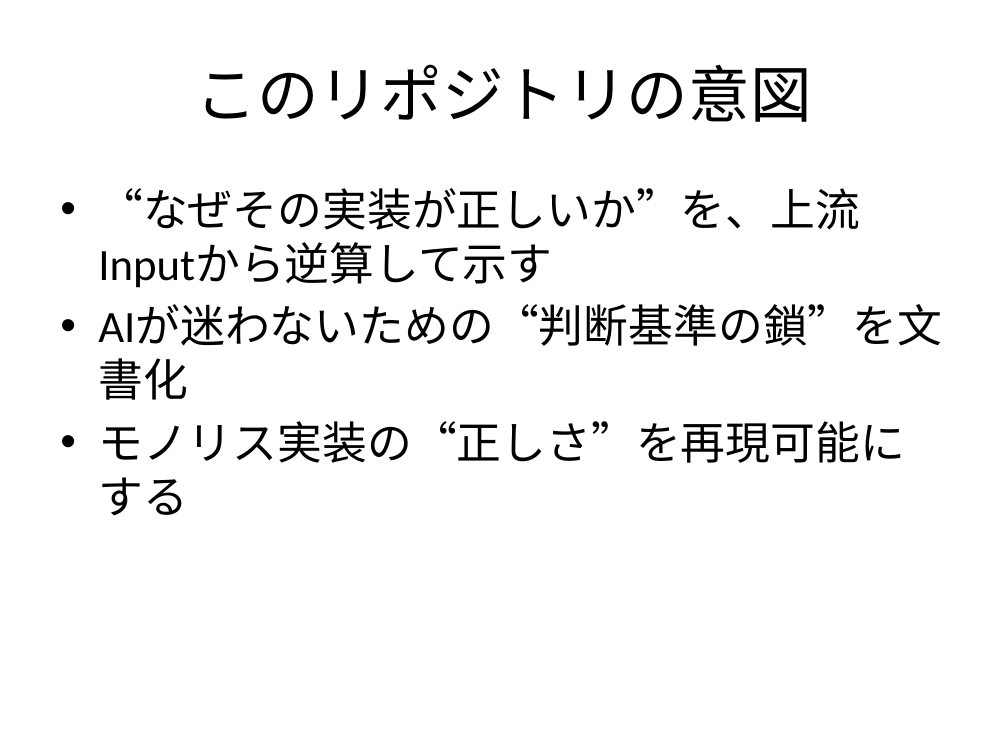
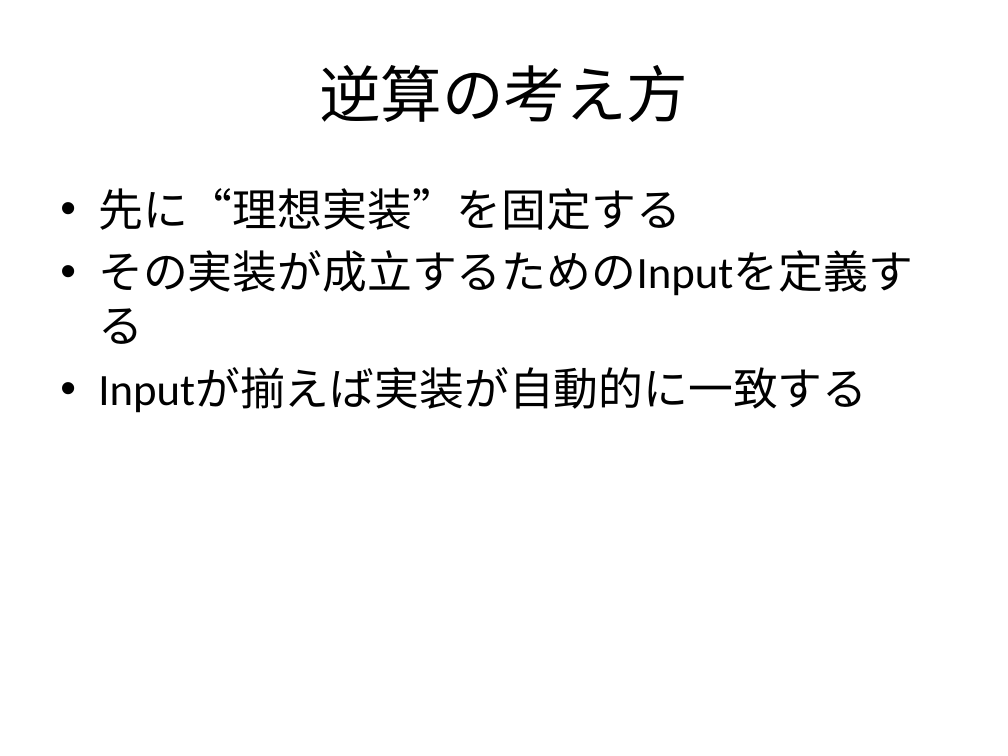
Before and after one commit to ttoaistudio/ai-driven-development, a slide deck: slide 3 of slides/ai-driven-development-intent.pptx (slide 2 before the commit). Drawn at 1008x756 pixels with LibreOffice and Linux fonts; fonts in the diff are those of the drawing. Boxes give left, top, right and bottom in pixels: in the first picture for what was removed or moved away, otherwise in the second. Text is boxed around its words. In the diff, an @@ line names an element or a change of style, - is before the commit and + after.

```diff
--- a/slides/ai-driven-development-intent.pptx
+++ b/slides/ai-driven-development-intent.pptx
@@ title at (x1=319, y1=65, x2=689, y2=122): text changed @@
-このリポジトリの意図
+逆算の考え方
@@ text at (x1=98, y1=188, x2=913, y2=413): text changed @@
-• “なぜその実装が正しいか”を、上流Inputから逆算して示す
-• AIが迷わないための“判断基準の鎖”を文書化
-• モノリス実装の“正しさ”を再現可能にする
+• 先に“理想実装”を固定する
+• その実装が成立するためのInputを定義する
+• Inputが揃えば実装が自動的に一致する
```
Also in this commit, not shown: 2 other slides changed, 6 slides added, 6 slides removed, 5 other files.
